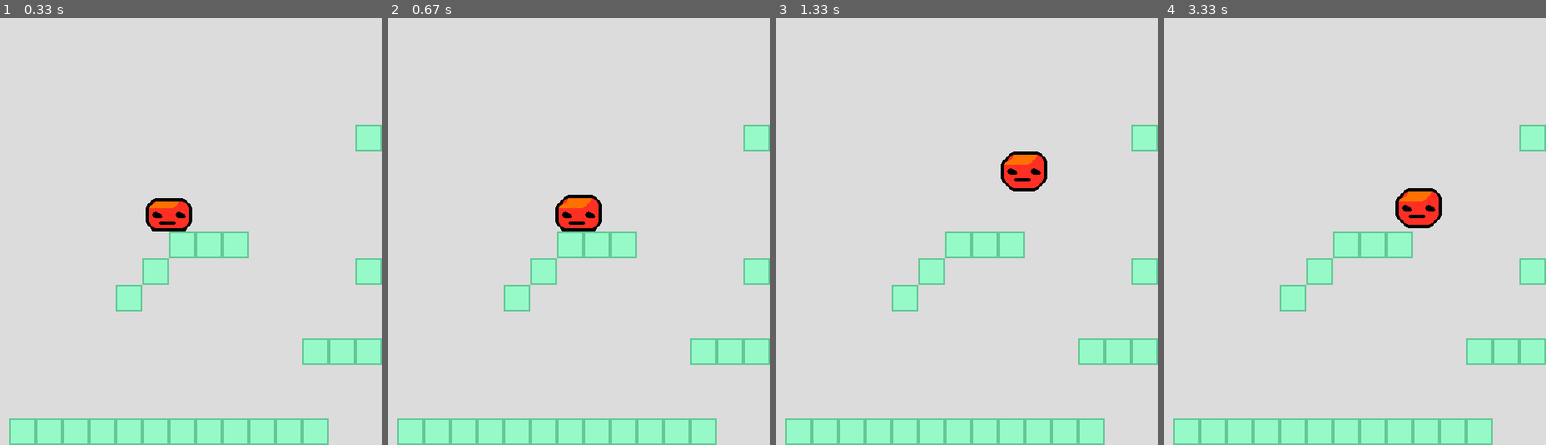
Above: before the commit, frames 1-4 (left to right).
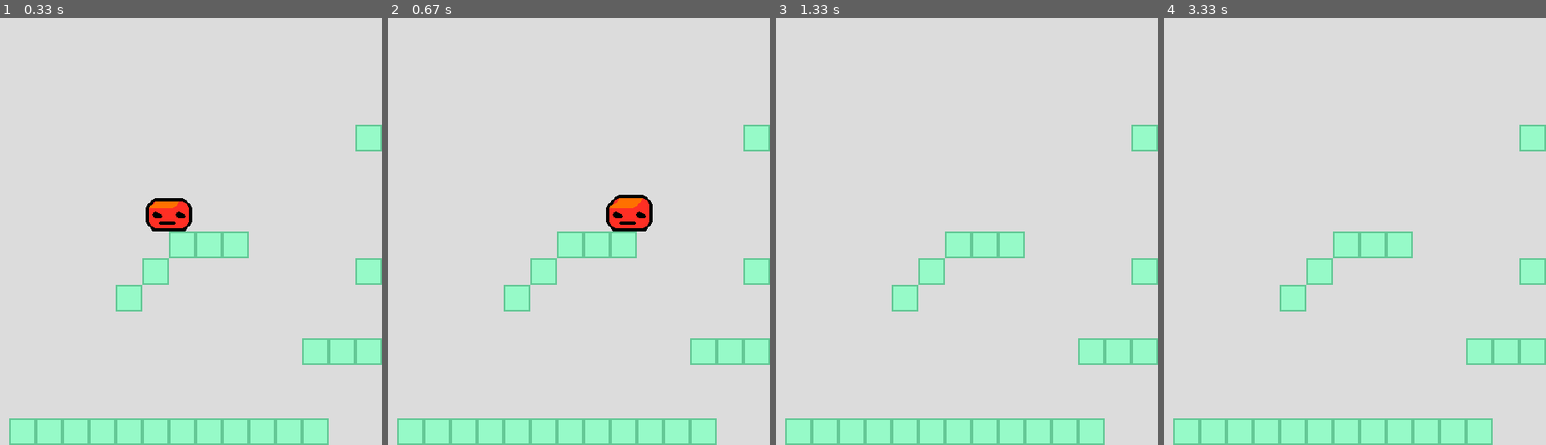
Above: after the commit, the same moments.

Repository: alberto-battistel/Experiment_with_Pygame
Game: pygame game, started from player.py
Two runs of this game, one before a commit and one after it. Both use one fixed random seed, a clock stepped at 60 frames per second and the inputs below.
Inputs:
- Up to frame 1 (0.33 s): no input
- Up to frame 2 (0.67 s): hold Right from 0.33 s (still down)
- Up to frame 3 (1.33 s): release Right at 0.8 s; hold Up 0.83-1.13 s
- Up to frame 4 (3.33 s): no input

Frame 1 is identical in both runs. In frame 2, 1.9% of the frame differs, in the area x 43-70%, y 41-50%; in frame 3, 1.0%; in frame 4, 1.0%.

Commit message:
Making FSM in player.

Diff:
--- a/FSM.py
+++ b/FSM.py
@@ -11,7 +11,7 @@
 
 class State(Enum):
     Idle = auto()
-    Jump = auto()
+    In_air = auto()
     Duck = auto()
     Move = auto()
 
@@ -28,13 +28,6 @@
 class Condition():
     def __init__(self,  *matching_conditions):
         self.matching_conditions = matching_conditions
-
-#    def __call__(self,  event_stack):
-#        for key,  value in self.matching_conditions.items():
-#            if isinstance(value,  list):
-#                return any([event_stack[key][v] for v in value])
-#            else:
-#                return event_stack[key][value]
 
     def __call__(self,  event_stack):
         return any([p in event_stack for p in self.matching_conditions])
@@ -81,7 +74,7 @@
 
     fsm = FiniteStateMachine()
     fsm.transitions_table = {State.Idle: [
-                                        {State.Jump: is_jumping},
+                                        {State.In_air: is_jumping},
                                         {State.Move: is_moving},
                                         {State.Duck: is_ducking},
                                         {State.Idle: is_on_ground},
@@ -92,13 +85,13 @@
                                          ],
                         State.Move: [
                                         {State.Idle: is_on_ground},
-                                        {State.Jump: is_jumping},
+                                        {State.In_air: is_jumping},
                                         {State.Duck: is_ducking},
                                         {State.Move: is_moving},
                                         ],
-                        State.Jump: [
+                        State.In_air: [
                                         {State.Idle: is_on_ground},
-                                        {State.Jump: is_jumping},
+                                        {State.In_air: is_jumping},
                                         ],
                                     }
 
--- a/components.py
+++ b/components.py
@@ -30,8 +30,8 @@
 class Physics:
     friction : float = -5
     gravity : float = 800
-    movement : vec = vec(1200, 3200)
-    max_velocity : vec = vec(200, 200)
+    movement : vec = vec(1200, 40000)
+    max_velocity : vec = vec(200, 2000)
 
     vel : vec = vec(0, 0)
     acc : vec = vec(0, 0)
@@ -84,6 +84,7 @@
                     collision["right"] = coll.rect.left
                 elif delta_position.x < 0:
                     collision["left"] = coll.rect.right
+            self.vel.x = 0
 
         for key, value in collision.items():
             if value:
@@ -99,6 +100,7 @@
                     collision["bottom"] = coll.rect.top
                 elif delta_position.y < 0:
                     collision["top"] = coll.rect.bottom
+            self.vel.y = 0
 
         for key, value in collision.items():
             if value:
--- a/player.py
+++ b/player.py
@@ -1,5 +1,5 @@
 #from dataclasses import dataclass
-
+from enum import Enum,  auto
 
 import pygame as pg
 from pygame import Vector2 as vec
@@ -18,13 +18,38 @@
                             Events.Left: vec(-1,  0),
                             Events.Right: vec(1,  0),
                             Events.Up: vec(0,  -1),
-                            Events.Down: vec(0,  1),
+                            Events.Down: vec(0,  0),
                             }
 
 is_on_ground = Condition(Events.On_ground)
 is_jumping = Condition(Events.Up)
 is_moving = Condition(Events.Left, Events.Right)
 is_ducking = Condition(Events.Down)
+
+class State(Enum):
+    Idle = auto()
+    In_air = auto()
+    Duck = auto()
+    Move = auto()
+
+    def enter(self):
+        print("Entering " + self.name)
+
+    def run(self):
+        print("Running " + self.name)
+
+    def exit(self):
+        print("Exiting " + self.name)
+
+State.bindings_directions = bindings_directions
+State.In_air.bindings_directions[Events.Up] = vec(0,  -1)
+
+def bind_directions(bindings_directions,  event_stack):
+    direction = vec(0, 0)
+    for key,  value in bindings_directions.items():
+                if key in event_stack:
+                    direction += value
+    return direction
 
 
 class Player(Sprite):
@@ -42,13 +67,37 @@
         self._position = vec(0, 0)
         self.physics = Physics(self,  group)
         self.FSM = FiniteStateMachine()
+        self.FSM.transitions_table = {State.Idle: [
+                                        {State.In_air: is_jumping},
+                                        {State.Move: is_moving},
+                                        {State.Duck: is_ducking},
+                                        {State.Idle: is_on_ground},
+                                        ],
+                        State.Duck: [
+                                        {State.Idle: is_on_ground},
+                                        {State.Duck: is_ducking},
+                                         ],
+                        State.Move: [
+                                        {State.Idle: is_on_ground},
+                                        {State.In_air: is_jumping},
+                                        {State.Duck: is_ducking},
+                                        {State.Move: is_moving},
+                                        ],
+                        State.In_air: [
+                                        {State.Idle: is_on_ground},
+#                                        {State.In_air: is_jumping},
+                                        ],
+                                    }
+        self.FSM.start_FSM(State.In_air)
 
     def handle_inputs(self, event_stack):
-        direction = vec(0, 0)
-
-        for key,  value in bindings_directions.items():
-            if key in event_stack:
-                direction += value
+#        direction = vec(0, 0)
+#
+#        for key,  value in bindings_directions.items():
+#            if key in event_stack:
+#                direction += value
+        direction = bind_directions(self.FSM.actual_state.bindings_directions,  event_stack)
+        state = self.FSM.handle_event(event_stack)
 
         self.direction = direction
 
@@ -79,7 +128,7 @@
         def __init__(self):
             super().__init__()
             self.settings = {'screen_size': (16*32, 16*32),
-                                        'FPS': 60,
+                                        'FPS': 30,
                                         }
             self.stack = EventStack()
 
@@ -91,18 +140,15 @@
         def handle_events(self, inputs,  events):
 
             events = bind_keys_to_inputs(inputs,keys_bindings )
-#            for e in events:
-#                print(e)
 
             self.stack.reset()
             event_stack = self.stack.post(*events)
-            for e in self.stack.events:
-                print(e)
+#            for e in self.stack.events:
+#                print(e)
             self.player.handle_inputs(event_stack)
 
         def update(self):
             self.player.update()
-    #        print(self.player.position)
 
         def render(self):
             self.screen.blit(self.level.surface,  (0, 0))
